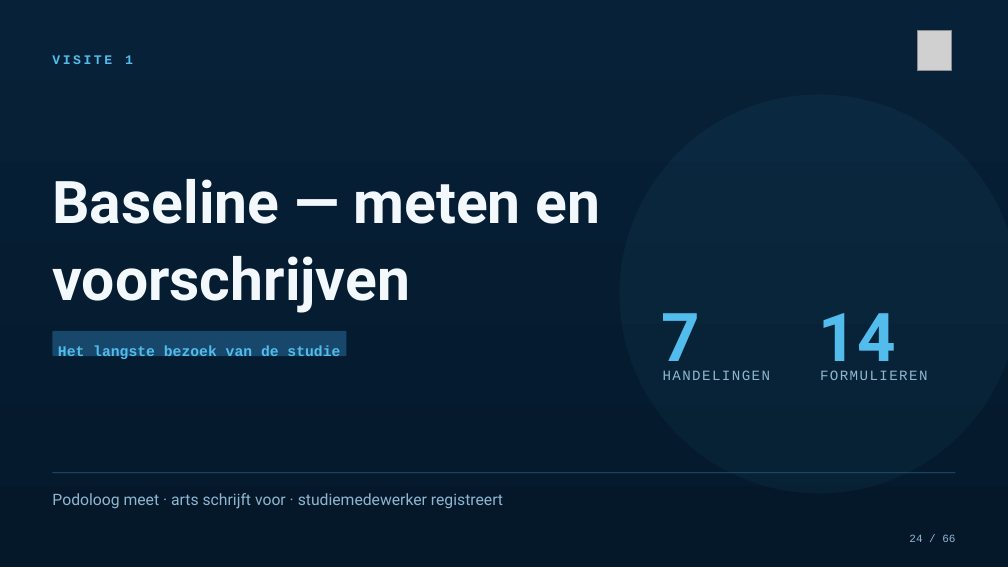
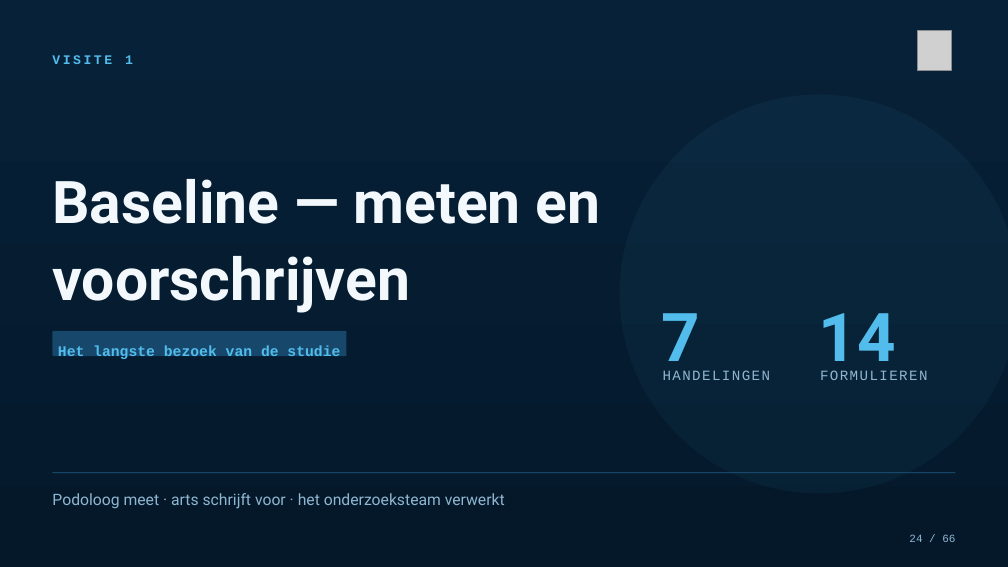
Before and after one commit to Dellfs/paradise-project, a slide deck: slide 24 of PARADISE_presentatie/PARADISE_opleidingssessie_voetklinieken.pptx. Drawn at 1008x567 pixels with LibreOffice and Linux fonts; fonts in the diff are those of the drawing; grey boxes stand for pictures. Boxes give left, top, right and bottom in pixels: in the first picture for what was removed or moved away, otherwise in the second. Text is boxed around its words. In the diff, an @@ line names an element or a change of style, - is before the commit and + after.

```diff
--- a/PARADISE_presentatie/PARADISE_opleidingssessie_voetklinieken.pptx
+++ b/PARADISE_presentatie/PARADISE_opleidingssessie_voetklinieken.pptx
@@ text at [52, 493, 505, 509]: text changed @@
-Podoloog meet · arts schrijft voor · studiemedewerker registreert
+Podoloog meet · arts schrijft voor · het onderzoeksteam verwerkt
```
Also in this commit, not shown: 5 other slides changed, 1 other file.
